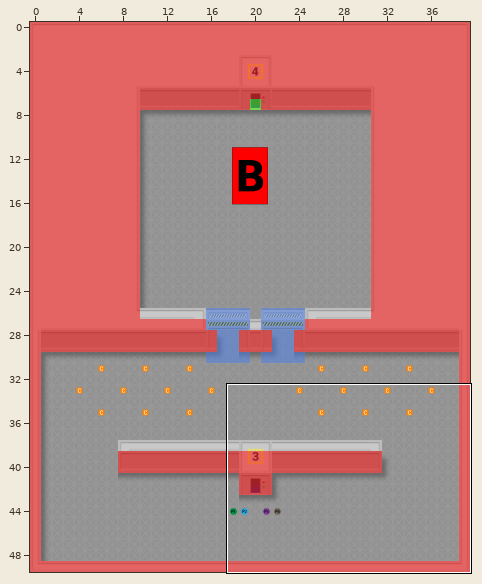
Two states of a Tiled map, core/assets/maps/level-3.tmx. The picture above shows the old version from afar; the outline marks the close-up.
Close-up. Before:
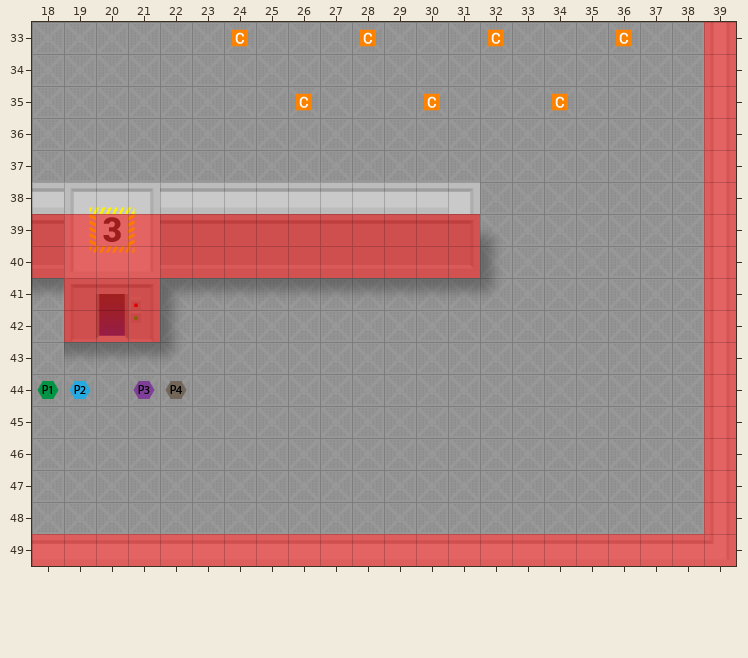
Cells are 32x32 px. Shown: x 18..39, y 33..49. The commit also changed other parts of the map, which this record leaves out.
And afterwards:
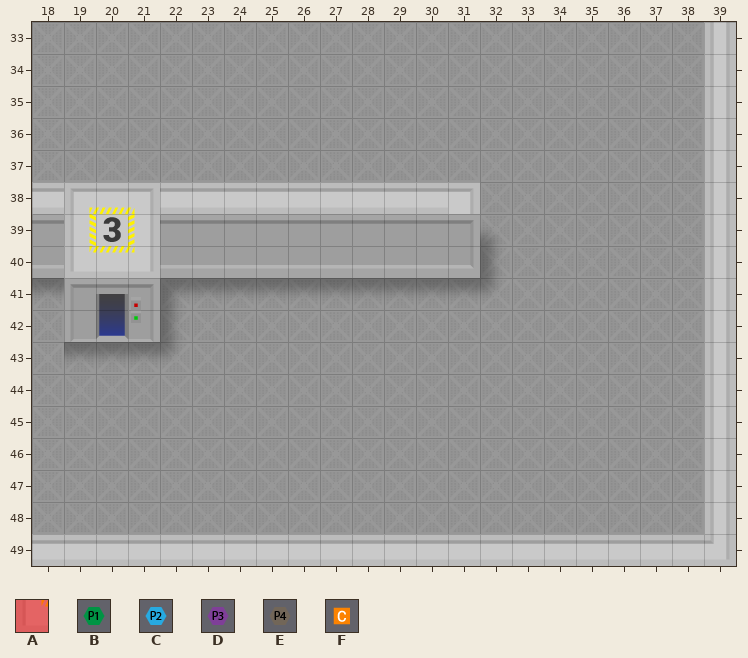
Key: from "collisions": A 5; from "meta": B 0, C 1, D 2, E 3, F 12.
_ is an empty cell, . an unchanged one.
See-through tiles are keyed as they look on the map.
Change:
--- layer "Collisions" (now hidden)
@@ x 18..39 @@
-33 .....................A
-34 .....................A
-35 .....................A
-36 .....................A
-37 .....................A
-38 .....................A
-39 AAAAAAAAAAAAAA.......A
-40 AAAAAAAAAAAAAA.......A
-41 .AAA.................A
-42 .AAA.................A
-43 .....................A
-44 .....................A
-45 .....................A
-46 .....................A
-47 .....................A
-48 .....................A
-49 AAAAAAAAAAAAAAAAAAAAAA
+33 ....................._
+34 ....................._
+35 ....................._
+36 ....................._
+37 ....................._
+38 ....................._
+39 ______________......._
+40 ______________......._
+41 .___................._
+42 .___................._
+43 ....................._
+44 ....................._
+45 ....................._
+46 ....................._
+47 ....................._
+48 ....................._
+49 ______________________
--- layer "Meta" (now hidden)
@@ x 24..36 @@
-33 F...F...F...F
+33 _..._..._..._
@@ x 26..34 @@
-35 F...F...F
+35 _..._..._
@@ x 18..22 @@
-44 BC.DE
+44 __.__
Changed places in both close-ups, as pixel boxes (x1, y1, x2, y2):
removed: (32, 22, 736, 566)
